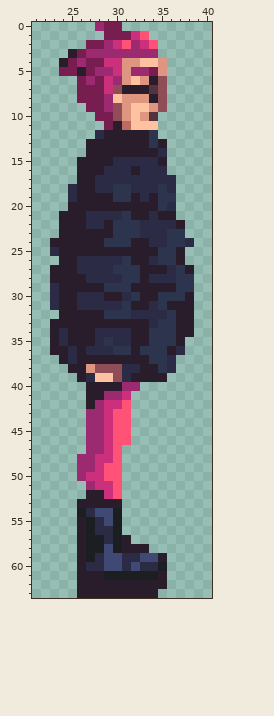
File history of a pixel-art sprite, GameJam Arte/Assets/-------PROJECT-------/Graphics/Character/Idle.png. Above, as it was before the edit.
The file is 64x64 pixels. Shown: x 21..40, y 0..63.
After the commit:
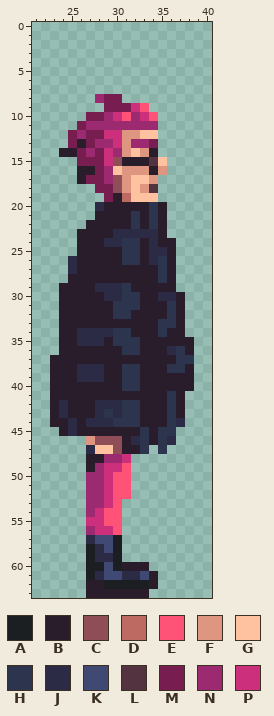
Palette (. is transparent): A #1b1f21  B #291d2b  C #8f4d57  D #bd6a62  E #ff5277  F #de9681  G #ffc2a1  H #2c354d  J #2b2b45  K #404973  L #52333f  M #781d4f  N #9c2a70  P #cc2f7b
From old to new:
Changed rows in their new state; - is an unchanged pixel.
first column x 23:
 0 -----...--------
 1 ------.....-----
 2 ----........----
 3 --..........----
 4 -............---
 5 -............---
 6 ---..........---
 7 ---..........---
 8 ---..NMM.....---
 9 ----..MMMPE..---
10 ----M-NPENPE----
11 ---MNNNNNNNN----
12 --MNMMPPFFGG----
13 --MBMNNPFNNM.---
14 -BBMNMPNFGF-.---
15 ---MMMPCBBBLG---
16 -----MNGFFFBF---
17 ----MMNCFGGF..--
18 --...MMCFGFL..--
19 --....MBDGGG..--
20 --...J-----HB.--
21 -....BBBBH-H-.--
22 -...BB-BB-BHB..-
23 -..----JJJ--B..-
24 ...---JJ-H--BB..
25 ...-----HH-JJB.-
26 -.JBBBBB-H---B.-
27 ..JBBBBBBB--HB..
28 ..--BBBBBB-BHB..
29 .----JJJ------..
30 .--BBBJJH---JJB.
31 .--BBBBH-H-BBH-.
32 ------B--BBBB--.
33 .----------B---.
34 .B-JJ--HH--B-B-.
35 .B-JJ-BHHH-BBB-B
36 .-B-BBBB-HBBBJHB
37 B-B--------BBBHH
38 BB-JJJBBHH--BHHB
39 BBBJ-JBBHH---BBB
40 BBBB----HHBBBBBB
41 BBBB--BBBBBBBHB-
42 BJBB-JJJHHBBBHB-
43 BJBBBJHJHHBBBHB-
44 BBJBJJJHHHBBBHJ-
45 -BJBBBBBBBHBHH--
46 ----FCCCBJHBHJ--
47 ----JGGCBBH-H---
48 ---.BBNNP-------
49 ---.BNPPE-------
50 ---.NNP-E-------
51 -----N--E-------
52 ----NN--E-------
53 ---.NNPE--------
54 ---.NPEE--------
55 ---.PPEE--------
56 ---.NPPE--------
57 ---.JKK-.-------
58 ---.-J--...-----
59 ---.--JA.....---
60 ---.AA-ABBB..---
61 ---.AJKKJJKB.---
62 ---.--AAAAA-.---
63 ---.-------.----
